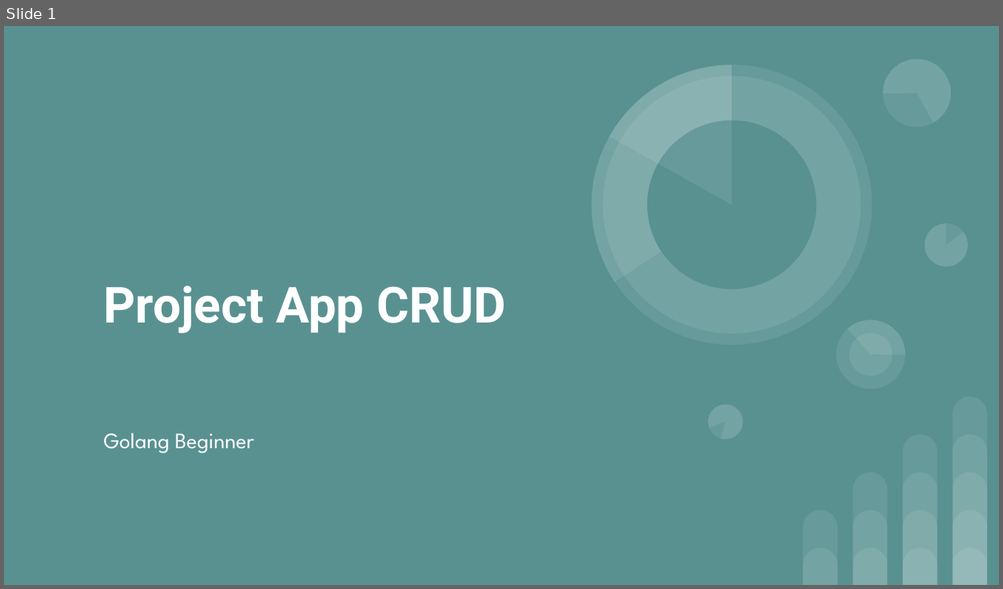
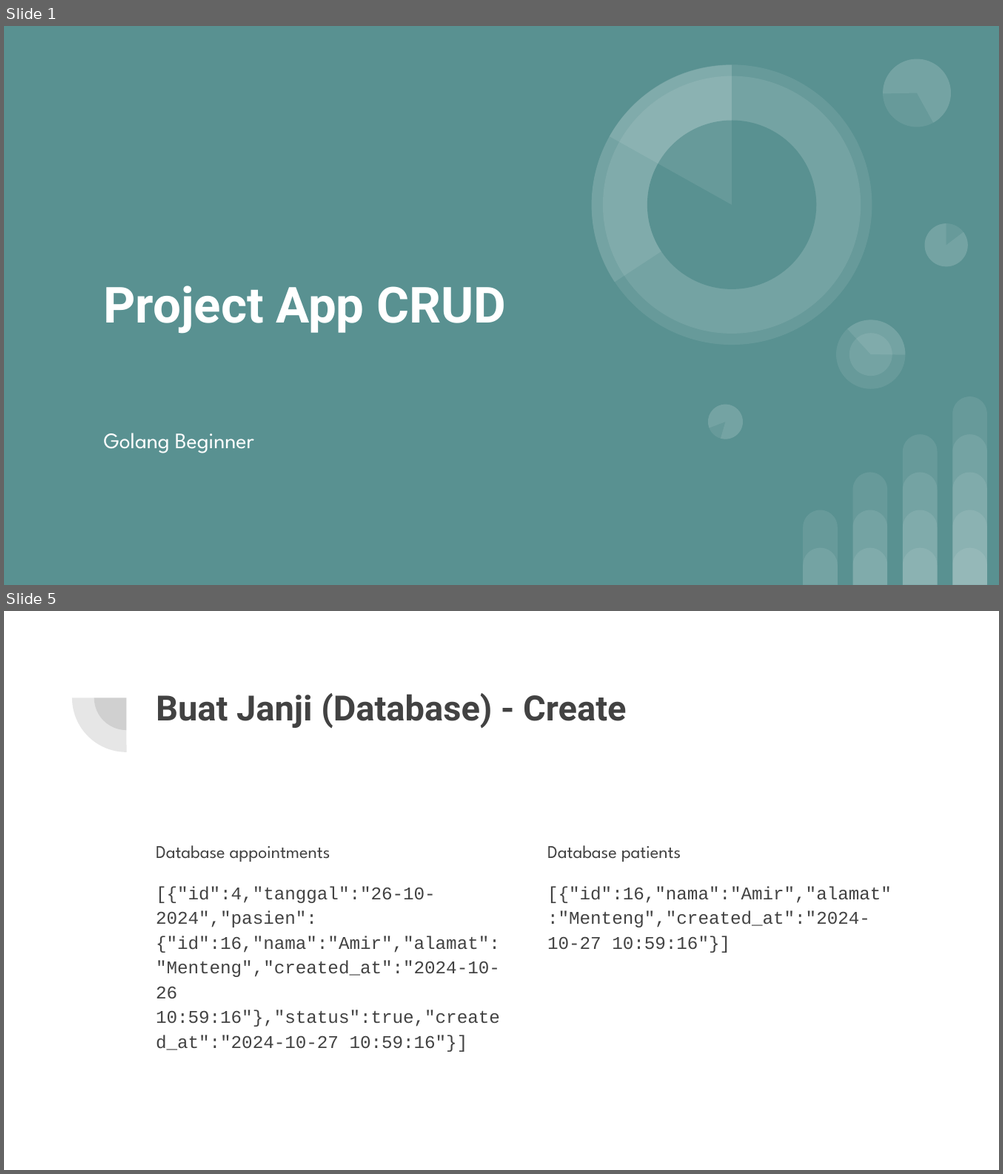
Before and after one commit to paulus-otto-harman/project-app-crud-golang-paul, a slide deck: Project App CRUD Golang Paul.pptx. Shown one above the other, each under a label of ours: slide 1 before the commit, slides 1 and 5 after it; the slides between them are not shown. The pictures are 1003x589 and 1003x1174 pixels, drawn with LibreOffice and Linux fonts; fonts in the diff are those of the drawing. Boxes give left, top, right and bottom in pixels: in the first picture for what was removed or moved away, otherwise in the second. Text is boxed around its words. In the diff, an @@ line names an element or a change of style, - is before the commit and + after.

```diff
--- a/Project App CRUD Golang Paul.pptx
+++ b/Project App CRUD Golang Paul.pptx
@@ slide 5 added at (x1=4, y1=611, x2=999, y2=1170), background #FFFFFF @@
@@ pie slice (boxed as its full ellipse) added at (x1=71, y1=644, x2=180, y2=752), fill #424242 at 13% opacity @@
@@ pie slice (boxed as its full ellipse) added at (x1=94, y1=666, x2=159, y2=730), fill #424242 at 13% opacity @@
@@ title added at (x1=156, y1=693, x2=626, y2=728), 25.2 pt, text #424242, bold @@
+Buat Janji (Database) - Create
@@ text added at (x1=156, y1=846, x2=500, y2=1052), 13 pt, text #424242 @@
+Database appointments
+[{"id":4,"tanggal":"26-10-2024","pasien":{"id":16,"nama":"Amir","alamat":"Menteng","created_at":"2024-10-26 10:59:16"},"status":true,"created_at":"2024-10-27 10:59:16"}]
@@ text added at (x1=547, y1=846, x2=891, y2=953), 13 pt, text #424242 @@
+Database patients
+[{"id":16,"nama":"Amir","alamat":"Menteng","created_at":"2024-10-27 10:59:16"}]
```
Also in this commit, not shown: 2 slides changed, 6 other slides added, 2 other files.
